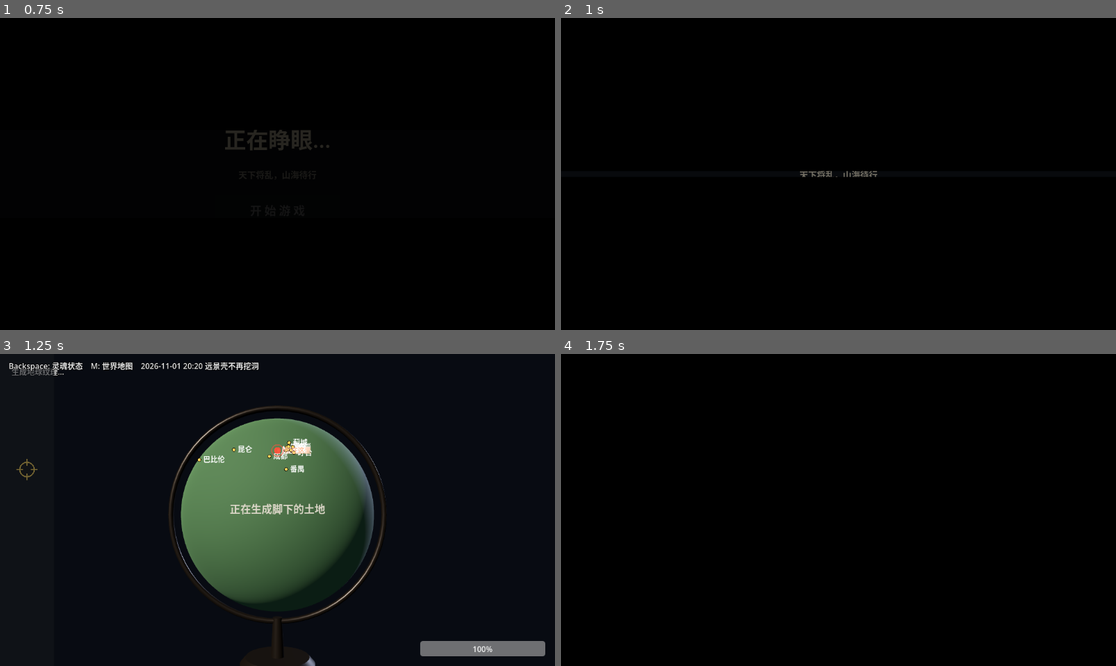
Above: before the commit, frames 1-4 (two rows, left to right).
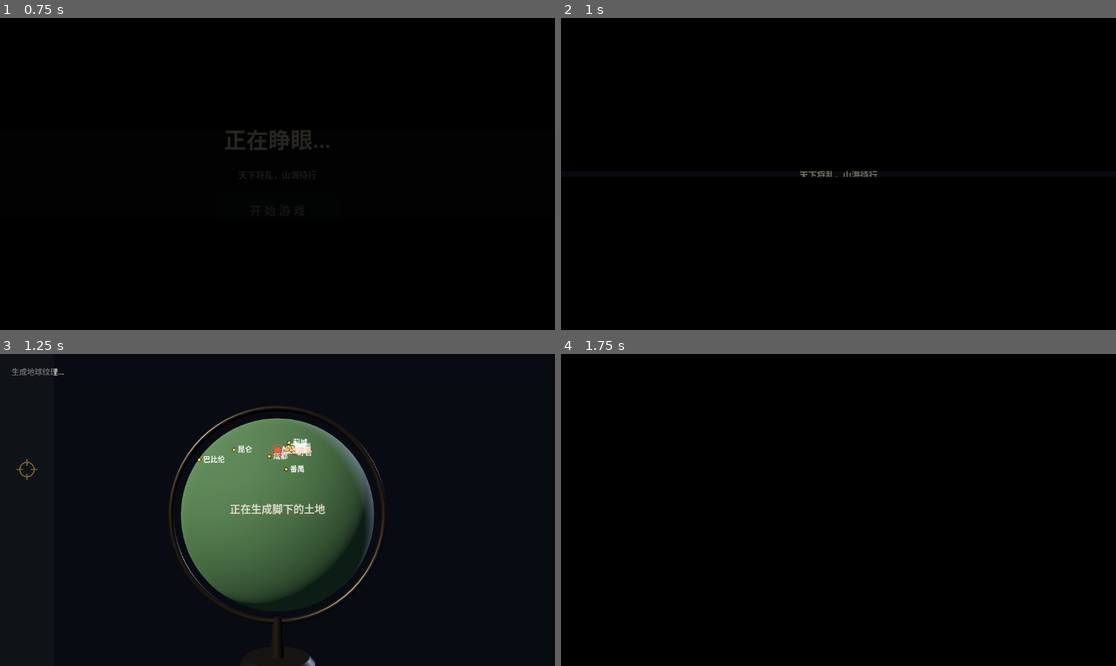
Above: after the commit, the same moments.

Repository: Richesfire/map
Game: Godot game, scene res://scenes/main_menu.tscn
Same seed, same stepped clock (60 frames per second), same inputs: the game is played once before the commit and once after it.
Inputs (mouse positions are in pixels of both pictures, inside the frame that each line leads up to):
- Up to frame 1 (0.75 s): click "开 始 游 戏" at 0.5 s
- Up to frame 2 (1 s): no input
- Up to frame 3 (1.25 s): no input
- Up to frame 4 (1.75 s): tap Enter at 1.25 s; move the mouse to (866, 510) at 1.27 s; hold W (move_forward) from 1.28 s (still down); hold F (interact) from 1.28 s (still down); click (866, 510) at 1.42 s; tap Space (jump) at 1.52 s

Frames 1-2 are identical in both runs. In frame 3, 1.7% of the frame differs, in the area x 1-99%, y 2-97%; in frame 4, nothing differs.

Commit message:
地图层提到 HUD 之上（修「F·上马」穿透地图）

Diff:
--- a/godot/scripts/world/world_root.gd
+++ b/godot/scripts/world/world_root.gd
@@ -268,7 +268,7 @@
 func _build_minimap() -> void:
 	var layer := CanvasLayer.new()
 	layer.name = "MapLayer"
-	layer.layer = 1
+	layer.layer = 20    # 提到所有 HUD 之上，否则「F · 上马」会穿透地图
 
 	_minimap = MapMinimap.new()
 	_minimap.name = "Minimap"
